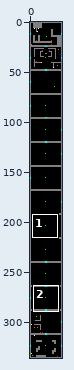
A sprite sheet gets an edit: src/assets/levels.png. Above: a wide view before the commit, with the close-up outlined.
Close-up. Before the edit:
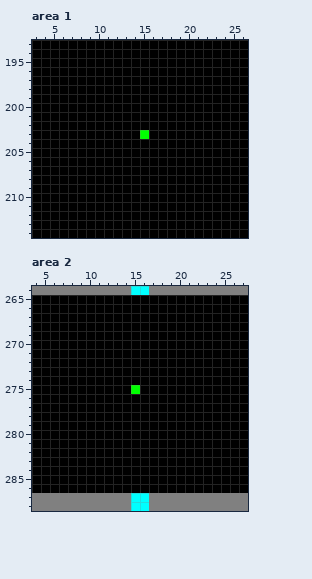
The file is 32x336 pixels. Shown: area 1: x 3..26, y 193..214; area 2: x 4..27, y 264..288. The commit also changed other parts of the picture, which this record leaves out.
The result:
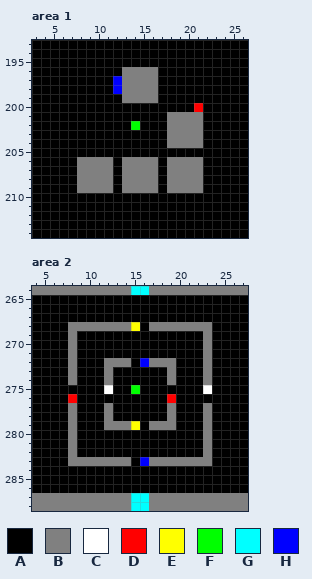
Palette (. is transparent): A #000000  B #808080  C #ffffff  D #ff0000  E #ffff00  F #00ff00  G #00ffff  H #0000ff
The edit:
{"where": "area 1"}
{"y":196,"x":13,"old":"AAAA","new":"BBBB"}
{"y":197,"x":12,"old":"AAAAA","new":"HBBBB"}
{"y":198,"x":12,"old":"AAAAA","new":"HBBBB"}
{"y":199,"x":13,"old":"AAAA","new":"BBBB"}
{"y":200,"x":21,"old":"A","new":"D"}
{"y":201,"x":18,"old":"AAAA","new":"BBBB"}
{"y":202,"x":14,"old":"A","new":"F"}
{"y":202,"x":18,"old":"AAAA","new":"BBBB"}
{"y":203,"x":15,"old":"F","new":"A"}
{"y":203,"x":18,"old":"AAAA","new":"BBBB"}
{"y":204,"x":18,"old":"AAAA","new":"BBBB"}
{"y":206,"x":8,"old":"AAAA","new":"BBBB"}
{"y":206,"x":13,"old":"AAAA","new":"BBBB"}
{"y":206,"x":18,"old":"AAAA","new":"BBBB"}
{"y":207,"x":8,"old":"AAAA","new":"BBBB"}
{"y":207,"x":13,"old":"AAAA","new":"BBBB"}
{"y":207,"x":18,"old":"AAAA","new":"BBBB"}
{"y":208,"x":8,"old":"AAAA","new":"BBBB"}
{"y":208,"x":13,"old":"AAAA","new":"BBBB"}
{"y":208,"x":18,"old":"AAAA","new":"BBBB"}
{"y":209,"x":8,"old":"AAAA","new":"BBBB"}
{"y":209,"x":13,"old":"AAAA","new":"BBBB"}
{"y":209,"x":18,"old":"AAAA","new":"BBBB"}
{"where": "area 2"}
{"y":268,"x":8,"old":"AAAAAAAA","new":"BBBBBBBE"}
{"y":268,"x":17,"old":"AAAAAAA","new":"BBBBBBB"}
{"y":269,"x":8,"old":"A","new":"B"}
{"y":269,"x":23,"old":"A","new":"B"}
{"y":270,"x":8,"old":"A","new":"B"}
{"y":270,"x":23,"old":"A","new":"B"}
{"y":271,"x":8,"old":"A","new":"B"}
{"y":271,"x":23,"old":"A","new":"B"}
{"y":272,"x":8,"old":"A","new":"B"}
{"y":272,"x":12,"old":"AAA","new":"BBB"}
{"y":272,"x":16,"old":"AAAA","new":"HBBB"}
{"y":272,"x":23,"old":"A","new":"B"}
{"y":273,"x":8,"old":"A","new":"B"}
{"y":273,"x":12,"old":"A","new":"B"}
{"y":273,"x":19,"old":"A","new":"B"}
{"y":273,"x":23,"old":"A","new":"B"}
{"y":274,"x":8,"old":"A","new":"B"}
{"y":274,"x":12,"old":"A","new":"B"}
{"y":274,"x":19,"old":"A","new":"B"}
{"y":274,"x":23,"old":"A","new":"B"}
{"y":275,"x":12,"old":"A","new":"C"}
{"y":275,"x":23,"old":"A","new":"C"}
{"y":276,"x":8,"old":"A","new":"D"}
{"y":276,"x":19,"old":"A","new":"D"}
{"y":277,"x":8,"old":"A","new":"B"}
{"y":277,"x":12,"old":"A","new":"B"}
{"y":277,"x":19,"old":"A","new":"B"}
{"y":277,"x":23,"old":"A","new":"B"}
{"y":278,"x":8,"old":"A","new":"B"}
{"y":278,"x":12,"old":"A","new":"B"}
{"y":278,"x":19,"old":"A","new":"B"}
{"y":278,"x":23,"old":"A","new":"B"}
{"y":279,"x":8,"old":"A","new":"B"}
{"y":279,"x":12,"old":"AAAA","new":"BBBE"}
{"y":279,"x":17,"old":"AAA","new":"BBB"}
{"y":279,"x":23,"old":"A","new":"B"}
{"y":280,"x":8,"old":"A","new":"B"}
{"y":280,"x":23,"old":"A","new":"B"}
{"y":281,"x":8,"old":"A","new":"B"}
{"y":281,"x":23,"old":"A","new":"B"}
{"y":282,"x":8,"old":"A","new":"B"}
{"y":282,"x":23,"old":"A","new":"B"}
{"y":283,"x":8,"old":"AAAAAAA","new":"BBBBBBB"}
{"y":283,"x":16,"old":"AAAAAAAA","new":"HBBBBBBB"}
{"label":"changed","picture_box":[77,67,203,193]}
{"label":"changed","picture_box":[68,322,212,466]}
